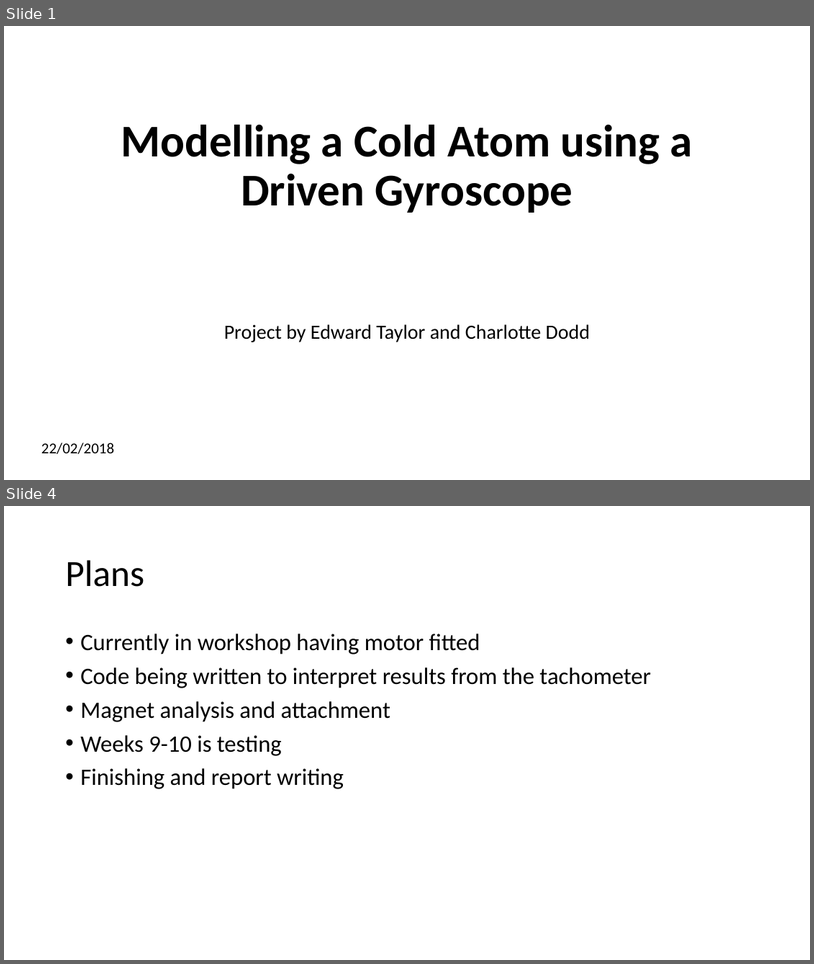
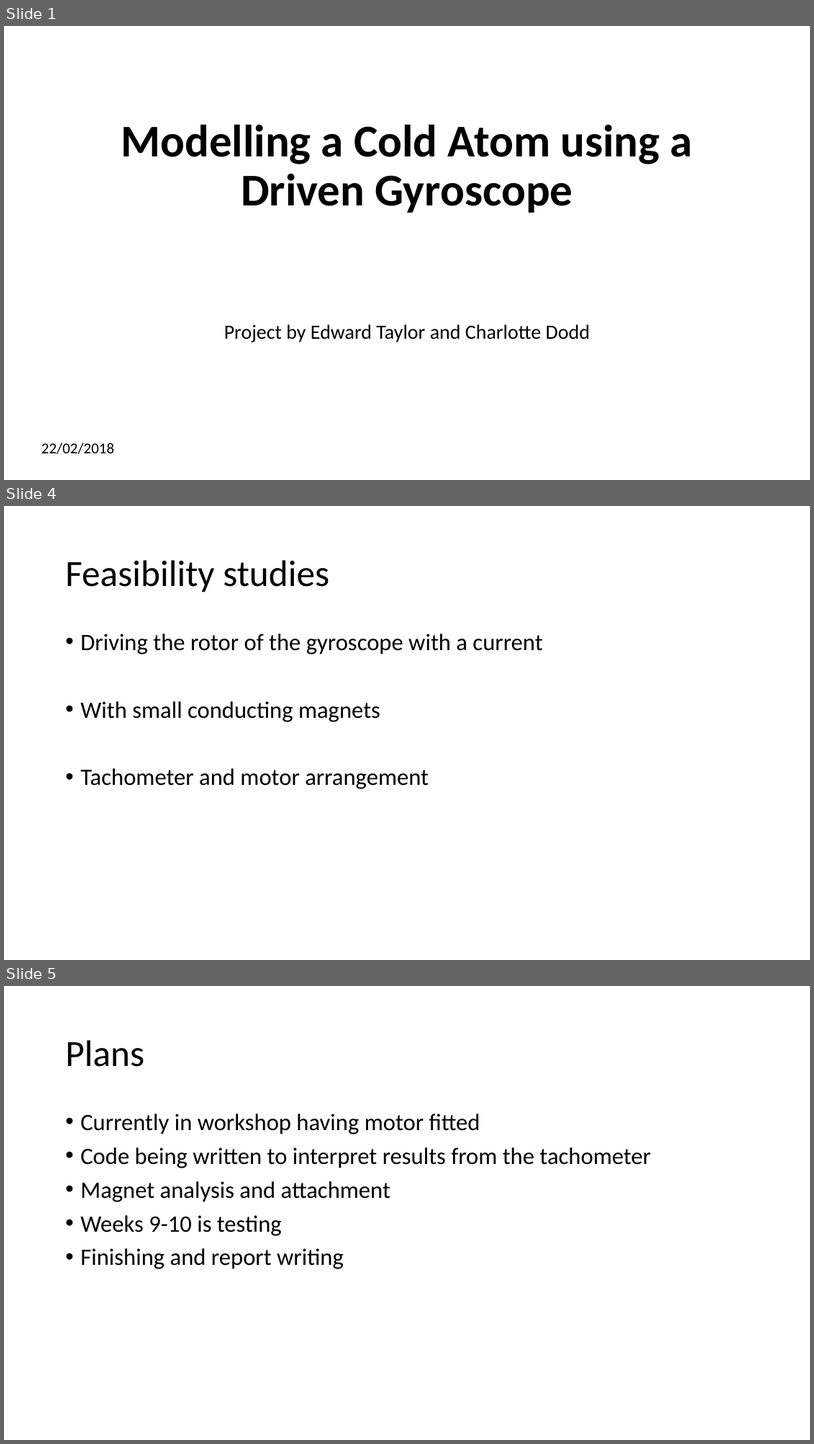
Before and after one commit to CharlotteElle/GyroProject, a slide deck: Project Presentation.pptx. Shown one above the other, each under a label of ours: slides 1 and 4 before the commit, slides 1, 4 and 5 after it; the slides between them are not shown. The pictures are 814x964 and 814x1444 pixels, drawn with LibreOffice and Linux fonts; fonts in the diff are those of the drawing. Boxes give left, top, right and bottom in pixels: in the first picture for what was removed or moved away, otherwise in the second. Text is boxed around its words. In the diff, an @@ line names an element or a change of style, - is before the commit and + after.

```diff
--- a/Project Presentation.pptx
+++ b/Project Presentation.pptx
@@ slide 4 added at (4, 506, 810, 960), background #FFFFFF @@
@@ title added at (65, 560, 329, 592), 44 pt, text #000000 @@
+Feasibility studies
@@ text added at (80, 633, 543, 789), 28 pt, text #000000 @@
+• Driving the rotor of the gyroscope with a current
+• With small conducting magnets
+• Tachometer and motor arrangement
@@ what was slide 4 is now slide 5 @@
```
Also in this commit, not shown: 1 slide changed, 1 other slide added, 1 slide removed.
